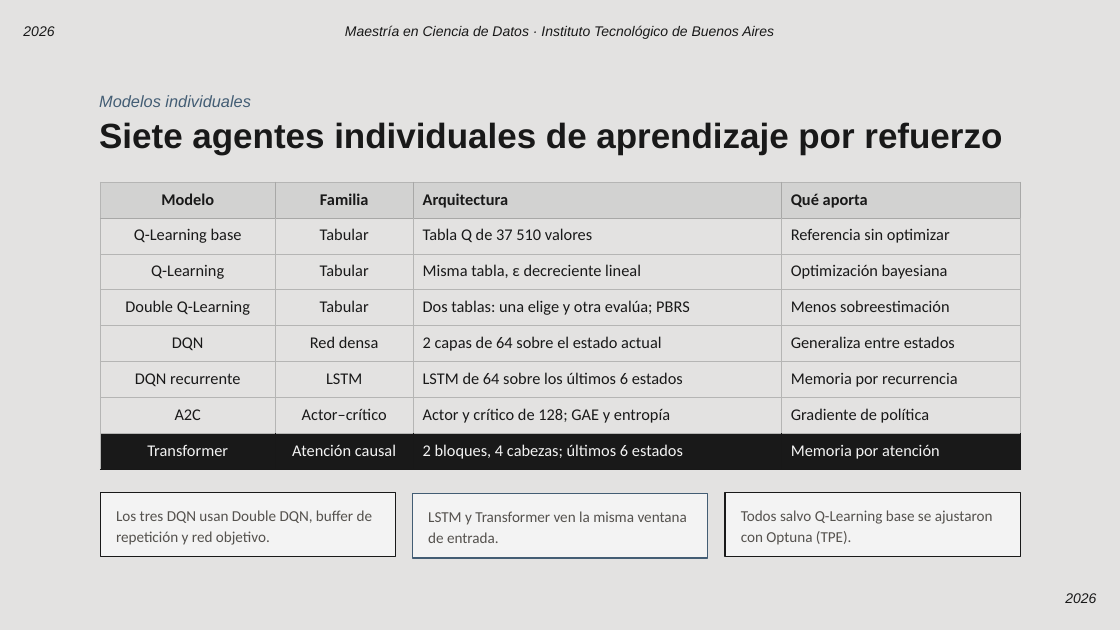
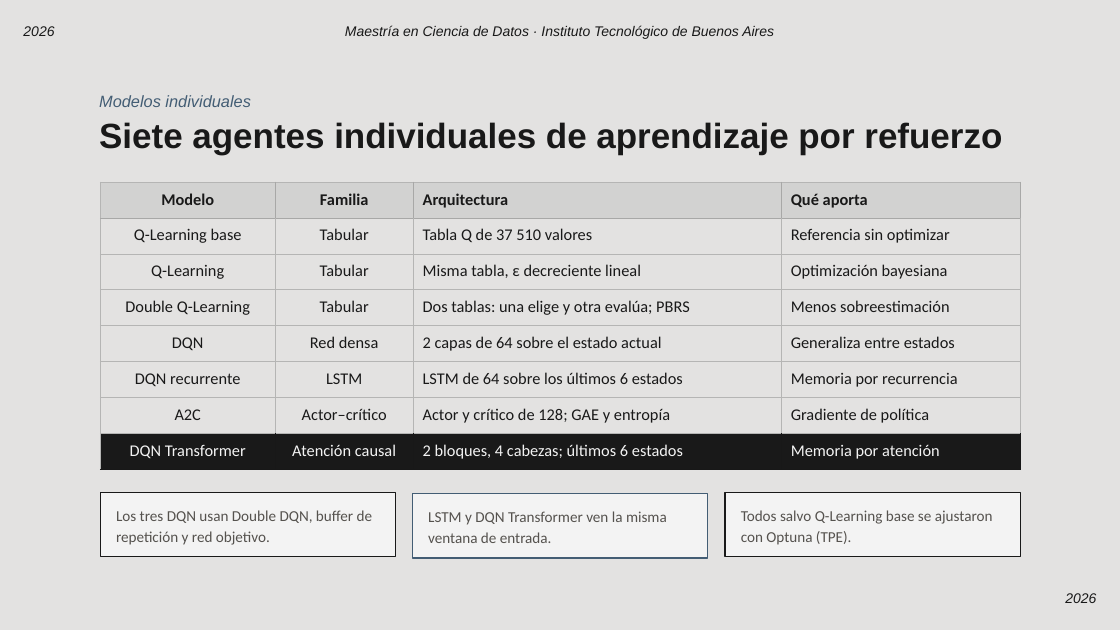
Before and after one commit to Maximiliano0/mPES, a slide deck: slide 8 of writings/out/mPES — Defensa de tesis.pptx. Drawn at 1120x630 pixels with LibreOffice and Linux fonts; fonts in the diff are those of the drawing; background and template pictures are left out. Boxes give left, top, right and bottom in pixels: in the first picture for what was removed or moved away, otherwise in the second. Text is boxed around its words. In the diff, an @@ line names an element or a change of style, - is before the commit and + after.

```diff
--- a/writings/out/mPES — Defensa de tesis.pptx
+++ b/writings/out/mPES — Defensa de tesis.pptx
@@ table at (100,182,1020,470) @@
-row 8, column 1: Transformer
+row 8, column 1: DQN Transformer
@@ text in rectangle at (428,511,667,543): text changed @@
-LSTM y Transformer ven la misma ventana de entrada.
+LSTM y DQN Transformer ven la misma ventana de entrada.
```
Also in this commit, not shown: 14 other slides changed.
